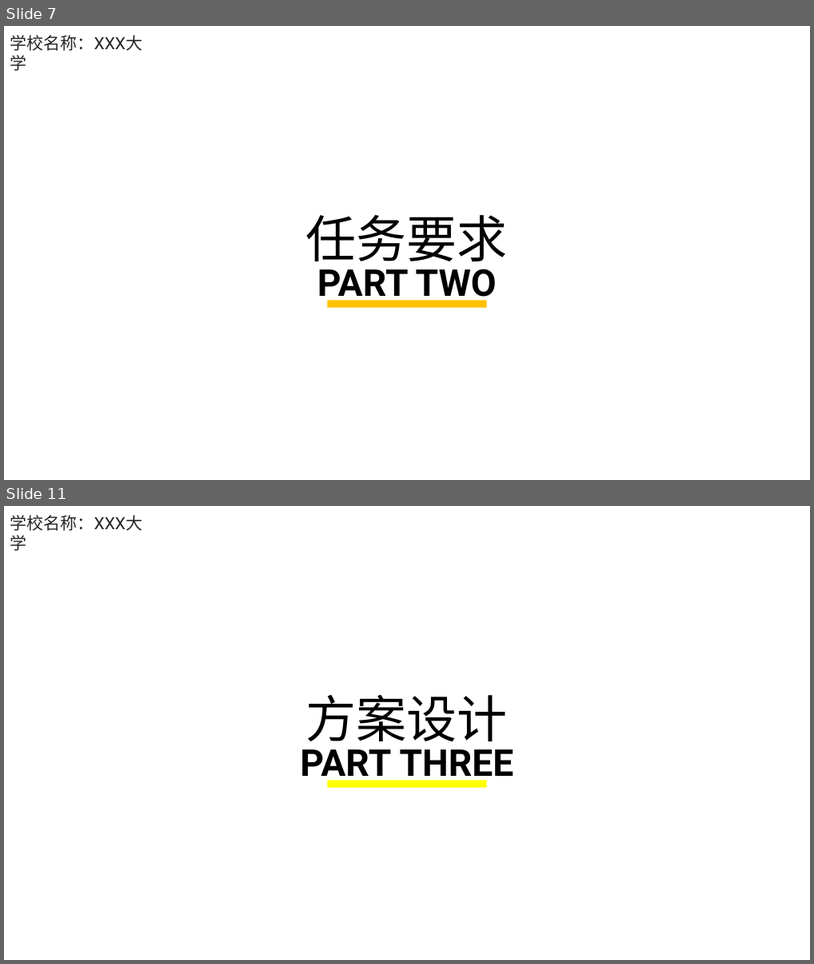
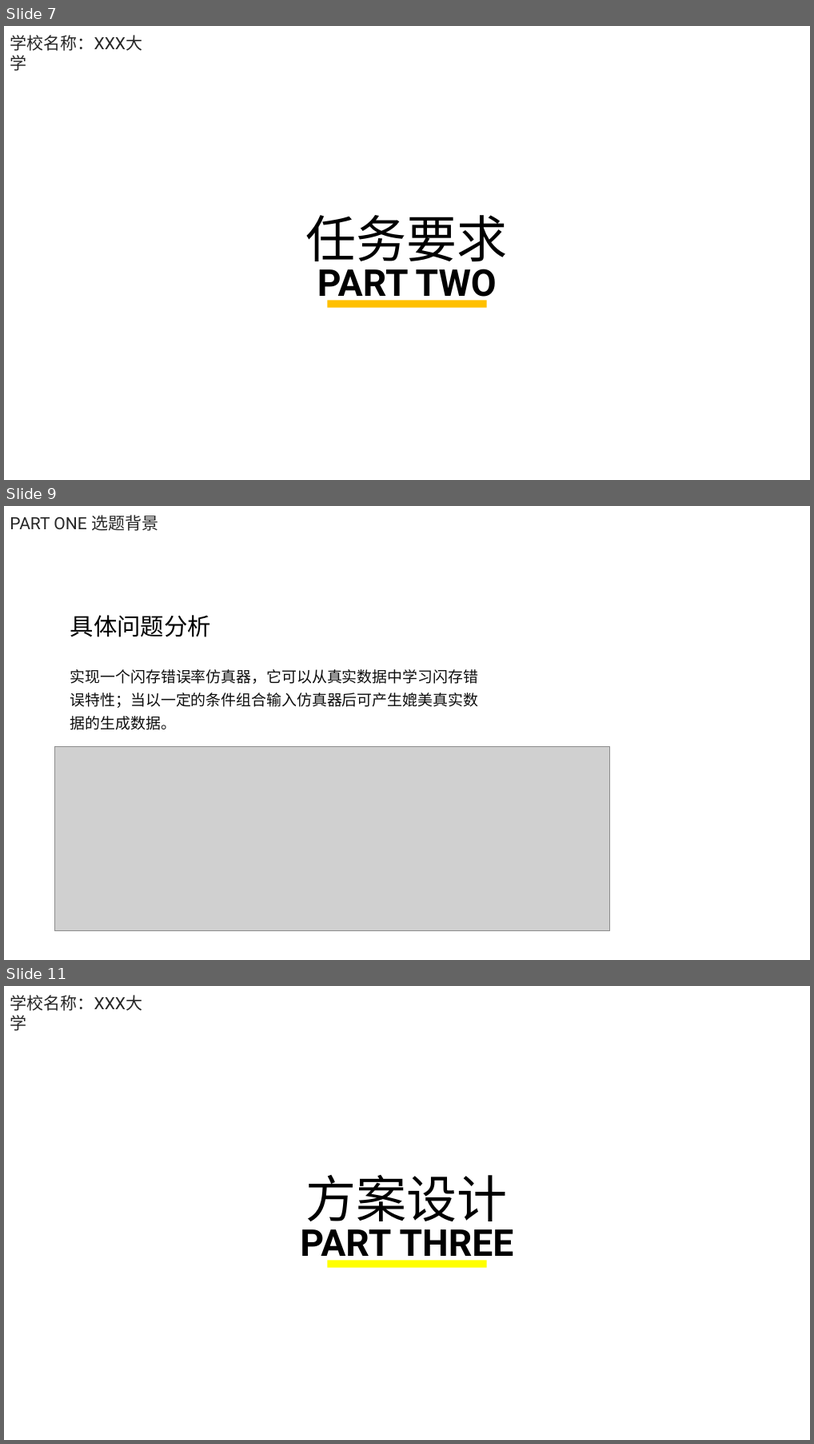
Before and after one commit to MSMsssss/NandFlash_GAN, a slide deck: doc/答辩PPT.pptx. Shown one above the other, each under a label of ours: slides 7 and 11 before the commit, slides 7, 9 and 11 after it; the slides between them are not shown. The pictures are 814x964 and 814x1444 pixels, drawn with LibreOffice and Linux fonts; fonts in the diff are those of the drawing; grey boxes stand for pictures; background and template pictures are left out. Boxes give left, top, right and bottom in pixels: in the first picture for what was removed or moved away, otherwise in the second. Text is boxed around its words. In the diff, an @@ line names an element or a change of style, - is before the commit and + after.

```diff
--- a/doc/答辩PPT.pptx
+++ b/doc/答辩PPT.pptx
@@ slide 9 added at box(4, 506, 810, 960), background #FFFFFF @@
@@ text added at box(10, 515, 158, 531), 20 pt, text #262626 @@
+PART ONE 选题背景
@@ text added at box(70, 615, 211, 637), 28 pt, text #000000 @@
+具体问题分析
@@ text added at box(70, 669, 478, 730), 18 pt, text #0D0D0D @@
+实现一个闪存错误率仿真器，它可以从真实数据中学习闪存错误特性；当以一定的条件组合输入仿真器后可产生媲美真实数据的生成数据。
@@ picture added at box(54, 746, 610, 931) @@
```
Also in this commit, not shown: 2 slides changed, 2 other slides added, 3 slides removed, 2 other files.
